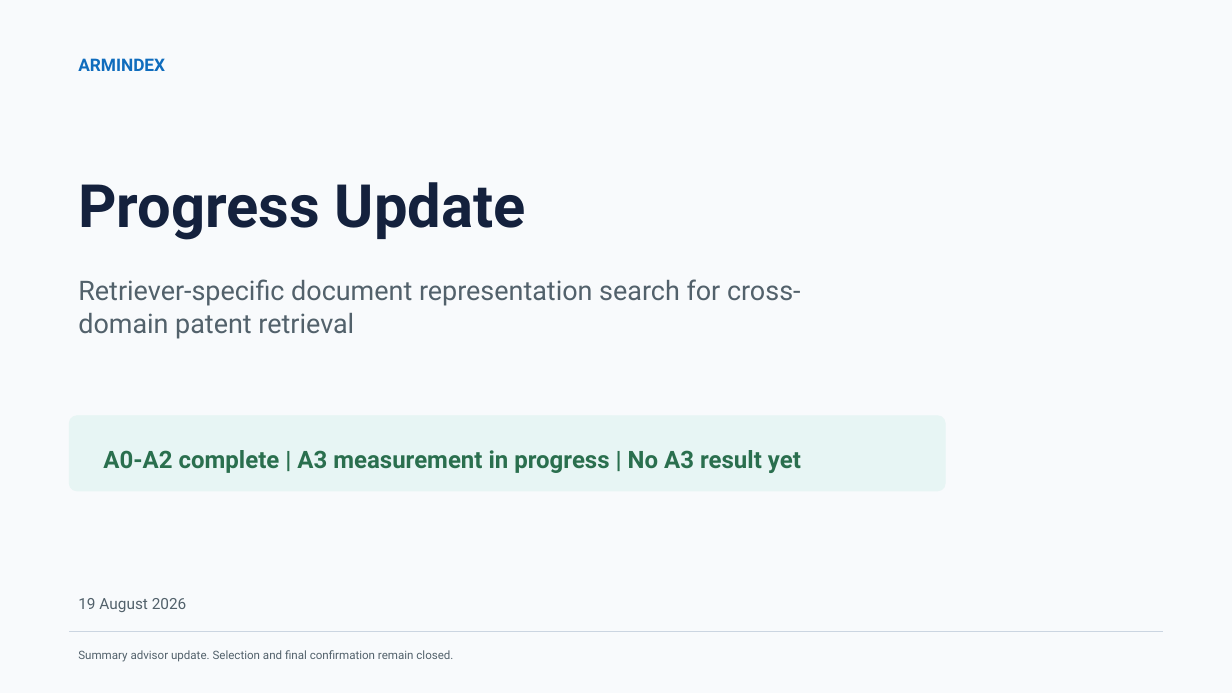
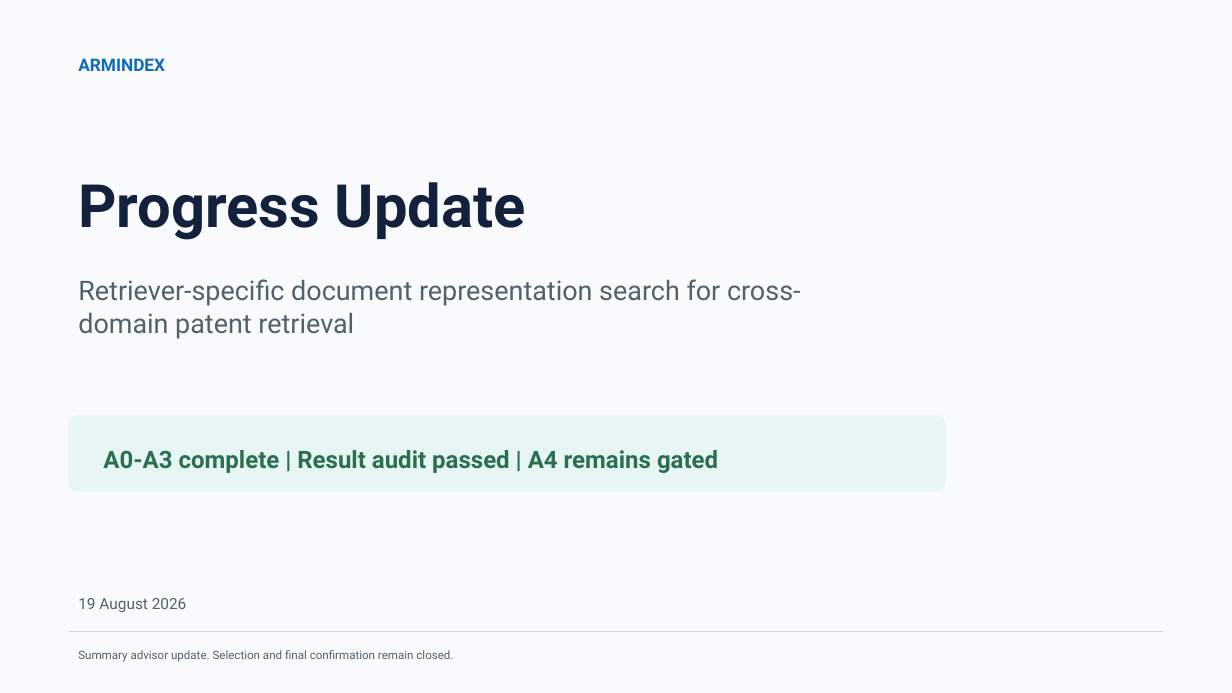
Before and after one commit to siriponsri/myIS, a slide deck: slide 1 of docs/presentation/progress/ArmIndex_Progress_A0_A3_2026-08-18.pptx. Drawn at 1232x693 pixels with LibreOffice and Linux fonts; fonts in the diff are those of the drawing. Boxes give left, top, right and bottom in pixels: in the first picture for what was removed or moved away, otherwise in the second. Text is boxed around its words. In the diff, an @@ line names an element or a change of style, - is before the commit and + after.

Commit message:
docs(a3): publish audited transfer closeout

```diff
--- a/docs/presentation/progress/ArmIndex_Progress_A0_A3_2026-08-18.pptx
+++ b/docs/presentation/progress/ArmIndex_Progress_A0_A3_2026-08-18.pptx
@@ text at (x1=103, y1=450, x2=718, y2=473): text changed @@
-A0-A2 complete | A3 measurement in progress | No A3 result yet
+A0-A3 complete | Result audit passed | A4 remains gated
```
Also in this commit, not shown: 1 other slide changed, 1 slide added, 1 slide removed, 12 other files.
